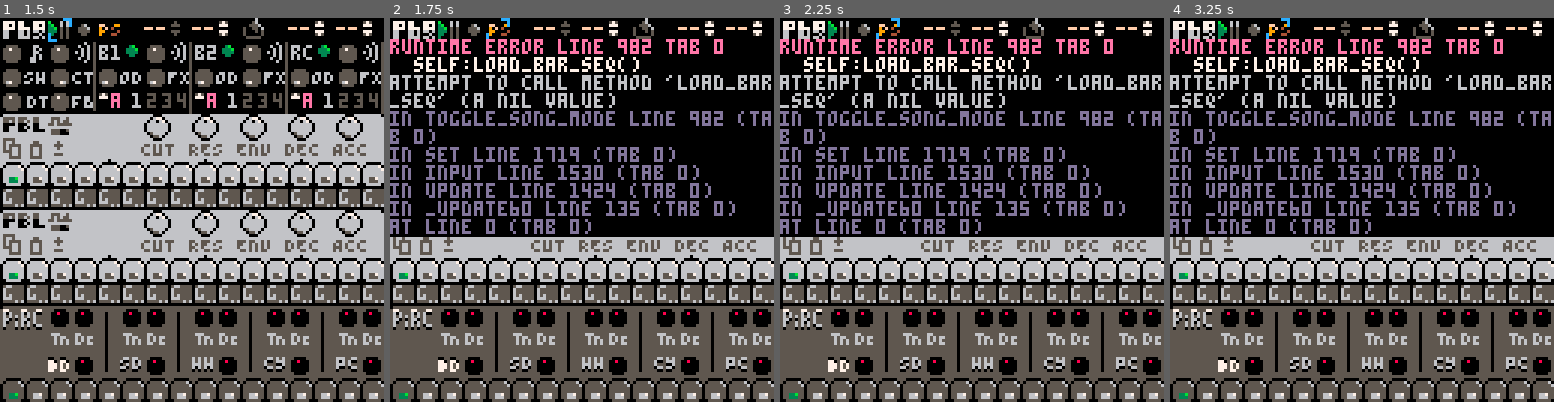
Above: before the commit, frames 1-4 (left to right).
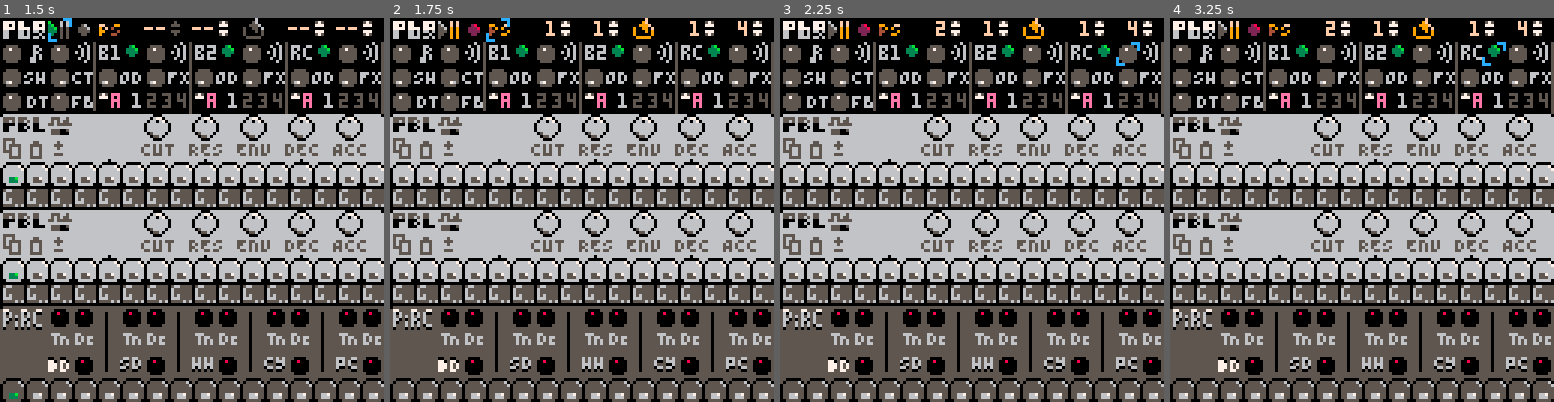
Above: after the commit, the same moments.

Repository: luchak/rp8
Game: PICO-8 cartridge pb-0x.p8
Two runs of this game, one before a commit and one after it. Both use one fixed random seed, a clock stepped at 60 frames per second and the inputs below.
Inputs:
- Up to frame 1 (1.5 s): tap X (X key) at 0.33, 1.07 s; tap O (Z key) at 0.7 s
- Up to frame 2 (1.75 s): hold Right from 1.6 s (still down); tap O (Z key) at 1.7 s
- Up to frame 3 (2.25 s): tap X (X key) at 1.85 s; release Right at 2.1 s; tap O (Z key) at 2.1 s; hold Up from 2.15 s (still down)
- Up to frame 4 (3.25 s): release Up at 2.42 s; hold Right 2.47-3.03 s; tap O (Z key) at 2.5, 2.9 s; tap X (X key) at 2.97 s; hold Left from 3.08 s (still down)

Frame 1 is identical in both runs. In frame 2, 38% of the frame differs, in the area x 0-100%, y 0-100%; in frame 3, 38%; in frame 4, 38%.
Error before the commit: runtime error line 982 tab 0; self:load_bar_seq(); attempt to call method 'load_bar_seq' (a nil value)

Commit message:
Various bugfixes

Diff:
--- a/pb-0x.p8
+++ b/pb-0x.p8
@@ -11,7 +11,7 @@
 function log(a,b,c,d,e,f)
  local s=''
  for ss in all({a,b,c,d,e,f}) do
-  s..=ss..' '
+  s..=tostr(ss)..' '
  end
  printh(s,'log')
 end
@@ -971,7 +971,7 @@
 
  s.toggle_recording=function(self)
   local t=s.transport
-  t.recording=(not t.recording) and t.song_mode
+  t.recording=(not t.recording) and s.song.song_mode
   if not t.recording then
    t.pending={}
   end
@@ -979,15 +979,15 @@
 
  s.toggle_song_mode=function(self)
   local song=s.song
-  if (song.playing) self:toggle_playing()
+  if (self.transport.playing) self:toggle_playing()
   song.song_mode=not song.song_mode
-  self.transport.tick=1
-  self:load_bar_seq()
+  self:_init_bar()
  end
 
  s._init_bar=function(self)
   local song=self.song
   local t=self.transport
+  t.tick=1
   if song.song_mode then
    if t.recording then
     self:_apply_pending(true,true)
@@ -1286,9 +1286,9 @@
 function state_make_set(a,b,c)
  assert(b,a)
  if c then
-  return function(s,v) assert(v) s[a][b][c]=v end
- end
- return function(s,v) assert(v) s[a][b]=v end
+  return function(s,v) assert(v,a..' '..b..' '..c) s[a][b][c]=v end
+ end
+ return function(s,v) assert(v,a..' '..b) s[a][b]=v end
 end
 
 function state_make_get(a,b,c)
@@ -1502,9 +1502,9 @@
    return sprites[v+1]
   end,
   input=function(self,state,b)
-   local st,s=state:get_pat(syn).steps,self.step
-   st[s]+=b
-   st[s]=(st[s]+n)%n
+   local st=state:get_pat(syn).steps
+   st[step]+=b
+   st[step]=(st[step]+n)%n
   end
  }
 end
@@ -1551,10 +1551,10 @@
  return {
   x=x,y=y,
   get_sprite=function(self,state)
-   return trn(get(state)==self.val,self.s_on,self.s_off)
+   return trn(get(state)==val,s_on,s_off)
   end,
   input=function(self,state)
-   set(state,self.val)
+   set(state,val)
   end
  }
 end
@@ -1576,7 +1576,7 @@
   input=function(self,state)
    local bank=get_bank(state)
    local val=(bank-1)*bank_size+pib
-   set_pat(val)
+   set_pat(state,val)
   end
  }
 end
@@ -1766,7 +1766,7 @@
   197
  )
  ui:add_widget(
-  transport_number_new(64,yp,8,'transport','step')
+  transport_number_new(64,yp,8,'transport','tick')
  )
  song_only(
   toggle_new(80,yp,193,194,state_make_get_set('song','looping')),
